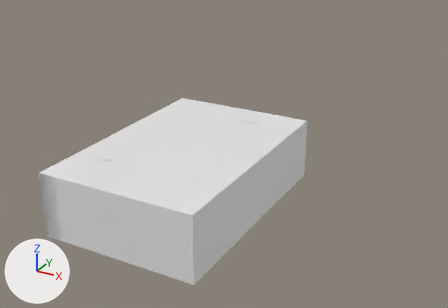
The Blender file Blender/Bedroom.blend as it was, and as the next commit left it.
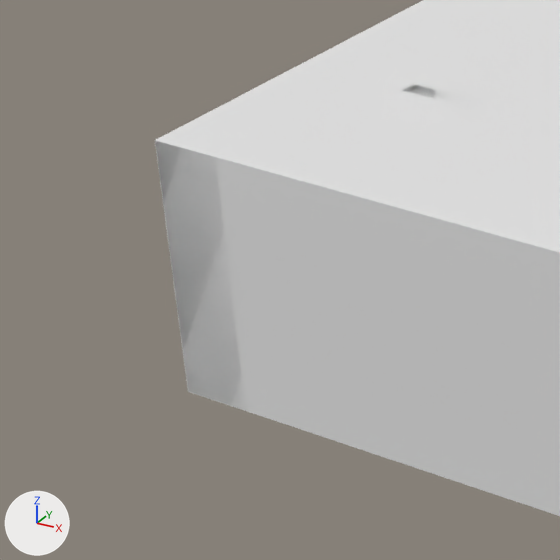
The first picture shows the older version from a camera (50 mm lens) standing at (3.85, -6.52, 3.82) and looking at (-1.28, 2.8, -0.84). The close-ups show the older and then the newer version on the part from 0% to 31% of the width and 45% to 90% of the height of that picture. Only the edits that show in the close-ups are written down. Lighting does not change. The marker at lower left points along +X, +Y and +Z.
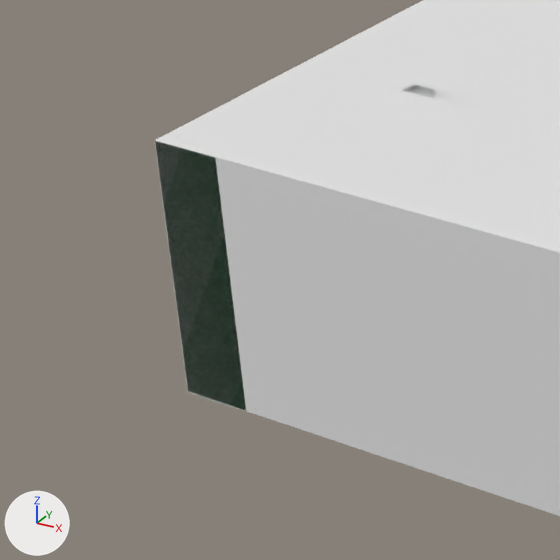
The change in detail:
Material 'Material.021' (mat_material_021) is new.
Its base color is (0.0, 0.0296, 0.00802) (dark green #003016).
me_cube_030 has 52 vertices, 44 faces and spans x -0.409..0.409, y -0.112..0.122, z -0.135..0.135.
me_cube_030 gains material mat_material_021 (dark green #003016).

What differs and where, as boxes [x1, y1, x2, y2] in the close-ups (560 x 560 px):
'Cube.013', recoloured (darker): [155, 141, 246, 410] in both
